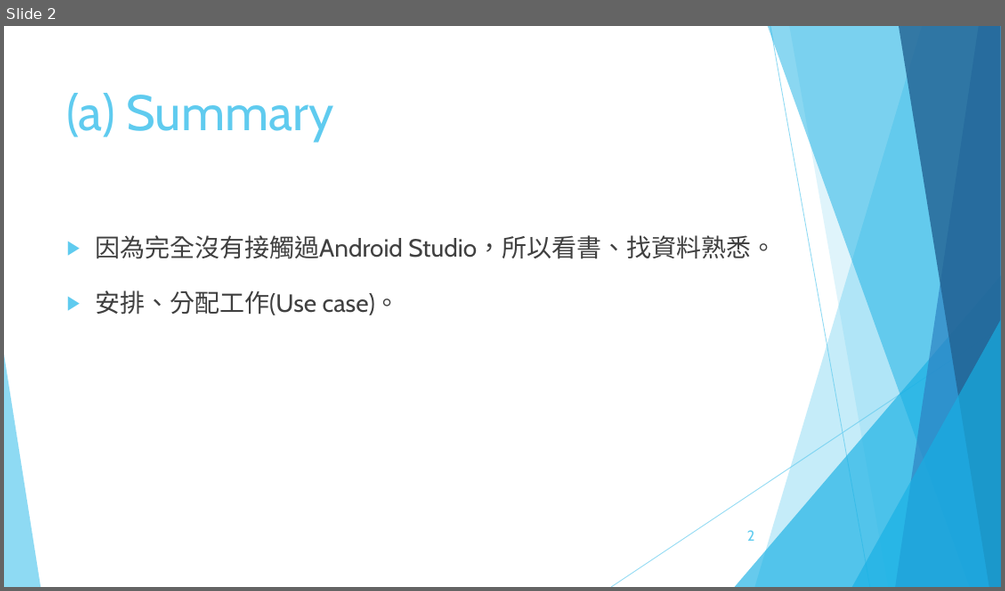
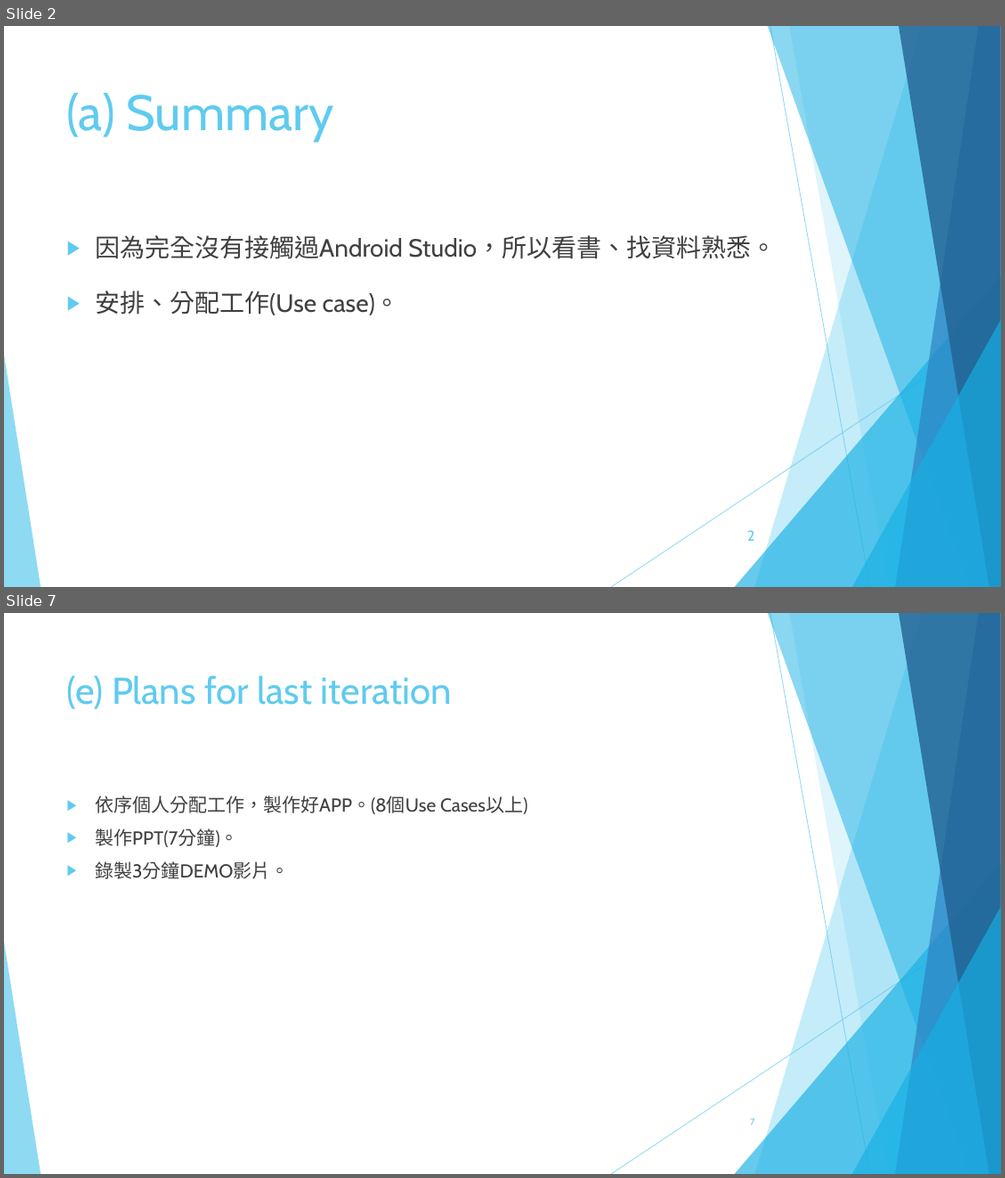
Before and after one commit to OctupusTea/OOAD, a slide deck: Final Project/OOAD 個人計帳本.pptx. Shown one above the other, each under a label of ours: slide 2 before the commit, slides 2 and 7 after it; the slides between them are not shown. The pictures are 1005x591 and 1005x1178 pixels, drawn with LibreOffice and Linux fonts; fonts in the diff are those of the drawing. Boxes give left, top, right and bottom in pixels: in the first picture for what was removed or moved away, otherwise in the second. Text is boxed around its words. In the diff, an @@ line names an element or a change of style, - is before the commit and + after.

```diff
--- a/Final Project/OOAD 個人計帳本.pptx
+++ b/Final Project/OOAD 個人計帳本.pptx
@@ slide 7 added at box(4, 613, 1001, 1174), background #FFFFFF; not listed: 10 template elements that a slide beside it also shows @@
@@ title added at box(67, 675, 452, 709), 36 pt, text #5FCBEF @@
+(e) Plans for last iteration
@@ text added at box(95, 795, 528, 879), 18 pt, text #404040 @@
+▶ 依序個人分配工作，製作好APP。(8個Use Cases以上)
+▶ 製作PPT(7分鐘)。
+▶ 錄製3分鐘DEMO影片。
@@ page number added at box(750, 1118, 754, 1125), 9 pt, text #5FCBEF @@
+7
```
Also in this commit, not shown: 2 slides changed, 2 other slides added, 4 slides removed.
